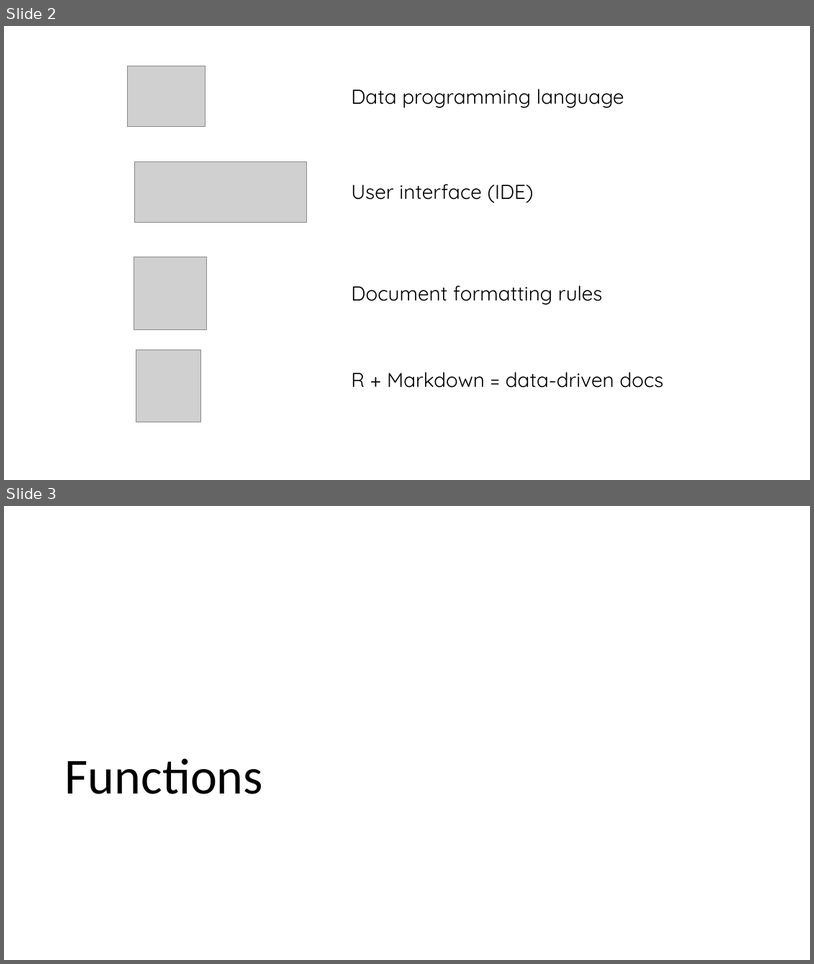
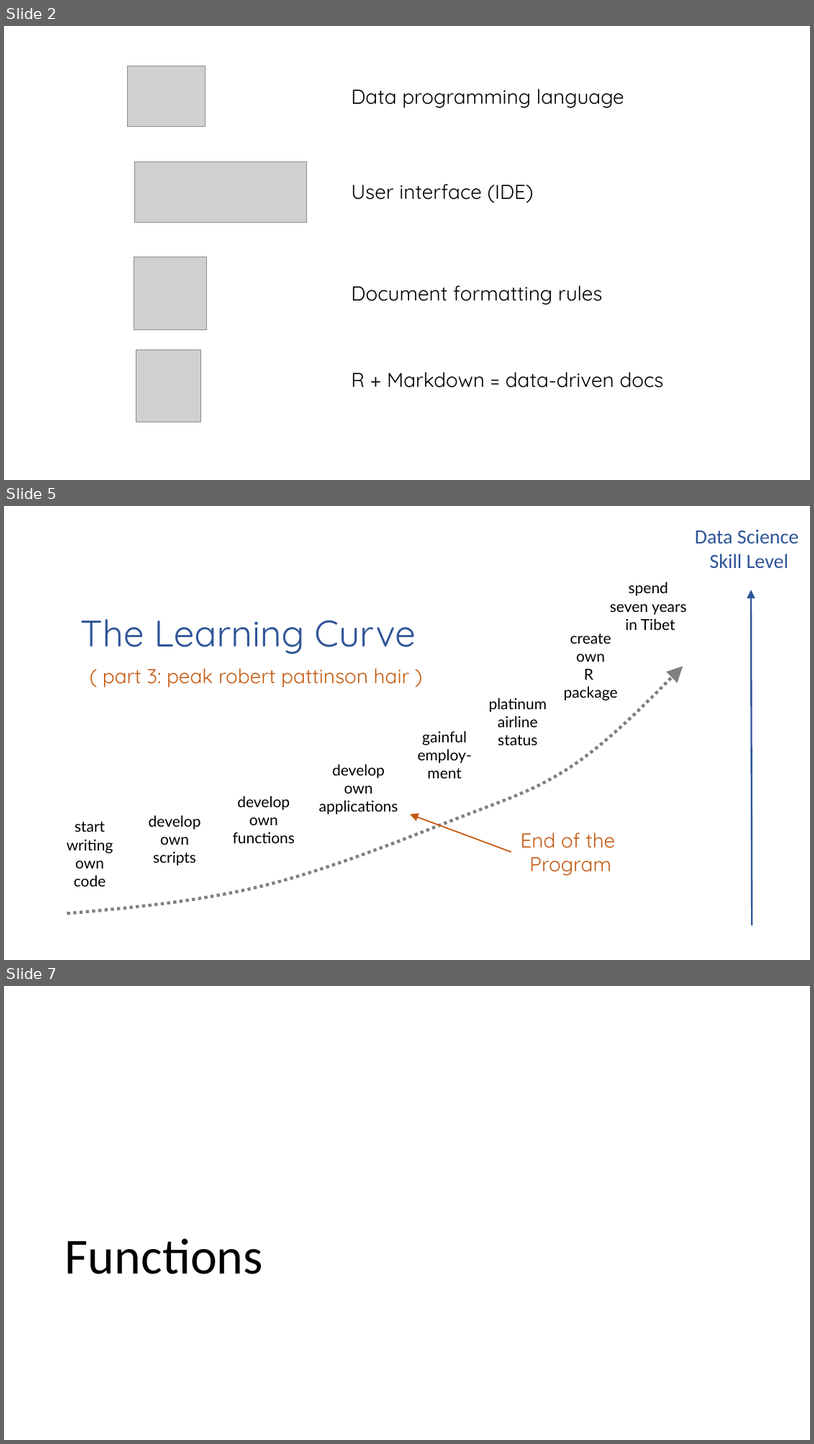
Before and after one commit to DS4PS/dp4ss-textbook, a slide deck: figures/figures.pptx. Shown one above the other, each under a label of ours: slides 2 and 3 before the commit, slides 2, 5 and 7 after it; the slides between them are not shown. The pictures are 814x964 and 814x1444 pixels, drawn with LibreOffice and Linux fonts; fonts in the diff are those of the drawing; grey boxes stand for pictures. Boxes give left, top, right and bottom in pixels: in the first picture for what was removed or moved away, otherwise in the second. Text is boxed around its words. In the diff, an @@ line names an element or a change of style, - is before the commit and + after.

Commit message:
updated learning curve

```diff
--- a/figures/figures.pptx
+++ b/figures/figures.pptx
@@ slide 5 added at bbox=[4, 506, 810, 960], background #FFFFFF @@
@@ group added at bbox=[67, 529, 799, 925]: 12 texts, 2 arrows, 1 freeform shape @@
+develop
+own
+scripts
+develop
+own
+functions
+start
+writing
+own
+code
+The Learning Curve
+Data Science
+Skill Level
+End of the
+Program
+( part 3: peak robert pattinson hair )
+develop
+own
+applications
+spend
+seven years
+in Tibet
+platinum
+airline
+status
+gainful
+employ-
+ment
+create
+own
+R
+package
@@ what was slide 3 is now slide 7 @@
```
Also in this commit, not shown: 3 other slides added, 8 other files.
